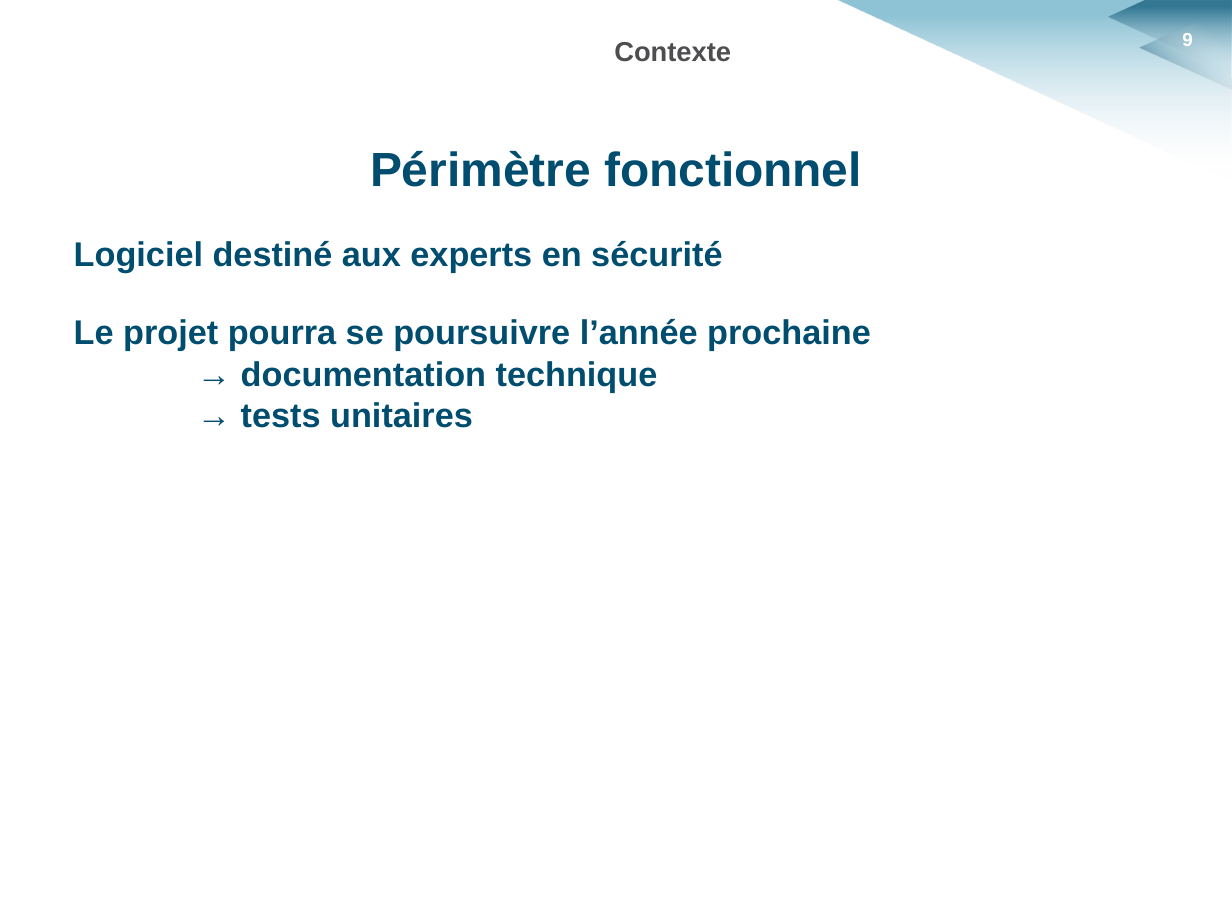
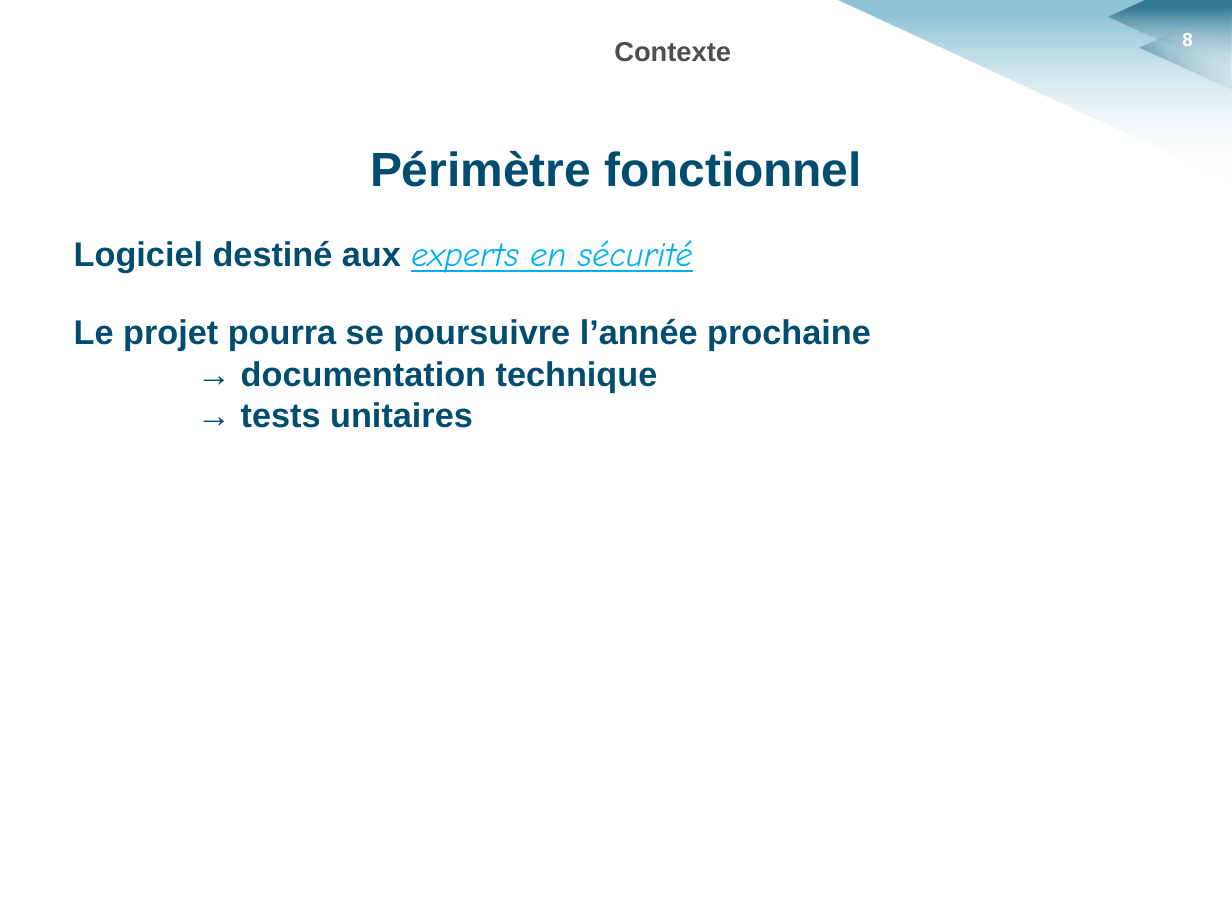
Before and after one commit to HKervadec/korrigolo, a slide deck: slide 8 of soutenances/planification/soutenance_planification.pptx (slide 9 before the commit). Drawn at 1232x924 pixels with LibreOffice and Linux fonts; fonts in the diff are those of the drawing; background and template pictures are left out. Boxes give left, top, right and bottom in pixels: in the first picture for what was removed or moved away, otherwise in the second. Text is boxed around its words. In the diff, an @@ line names an element or a change of style, - is before the commit and + after.

```diff
--- a/soutenances/planification/soutenance_planification.pptx
+++ b/soutenances/planification/soutenance_planification.pptx
@@ text at box(74, 240, 693, 273): font Arial to Comic Neue, text colour #004D6F to #00B0F0, bold off, italic on, underline on in "experts en sécurité" @@
```
Also in this commit, not shown: 2 other slides changed.
